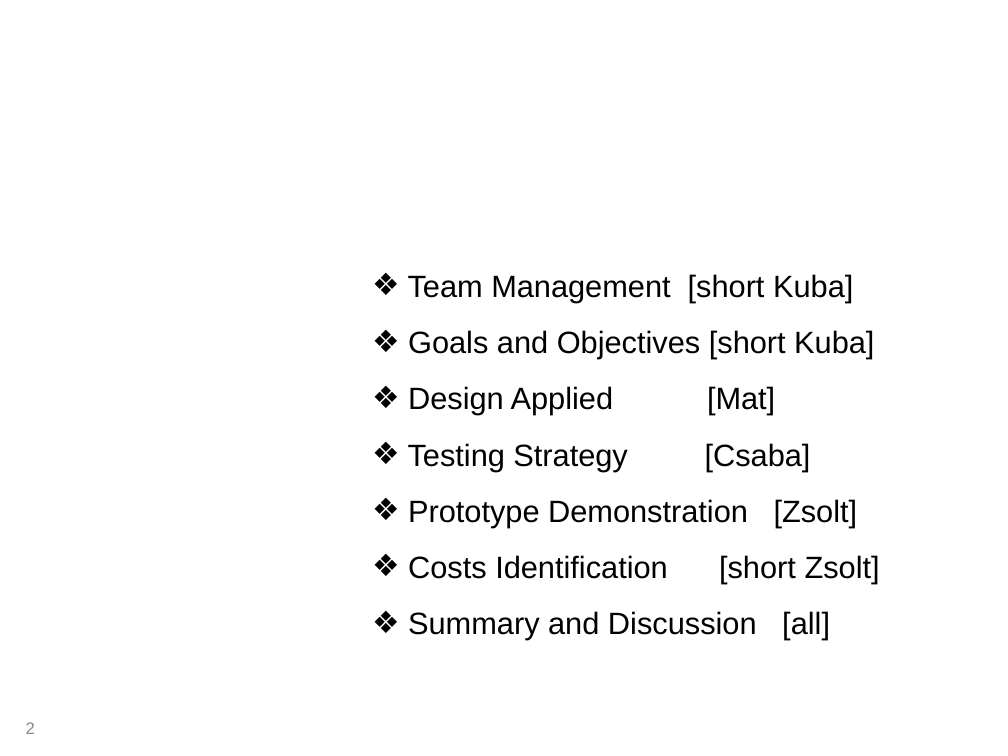
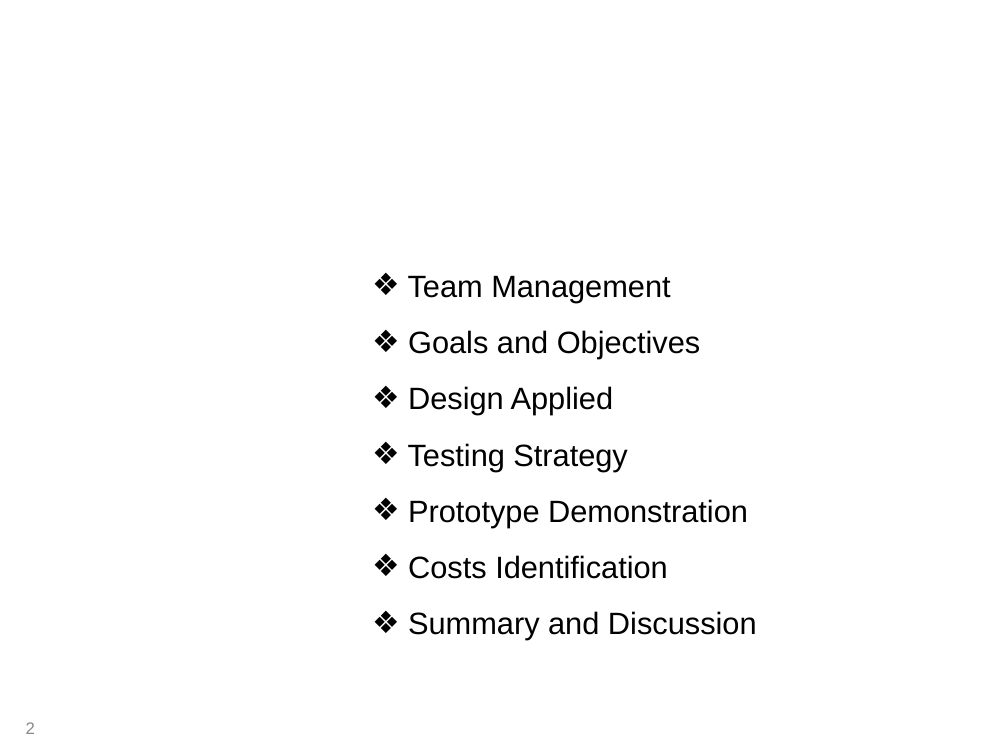
Before and after one commit to mateuszgolab/applications-in-high-end-computing, a slide deck: slide 2 of Presentation/Group Presentation - Kuba.ppt. Drawn at 1008x756 pixels with LibreOffice and Linux fonts; fonts in the diff are those of the drawing; background and template pictures are left out. Boxes give left, top, right and bottom in pixels: in the first picture for what was removed or moved away, otherwise in the second. Text is boxed around its words. In the diff, an @@ line names an element or a change of style, - is before the commit and + after.

Commit message:
1. Presentation - part with requirements and managements.

```diff
--- a/Presentation/Group Presentation - Kuba.ppt
+++ b/Presentation/Group Presentation - Kuba.ppt
@@ text at (408,275,757,640): text changed @@
-❖ Team Management [short Kuba]
-❖ Goals and Objectives [short Kuba]
-❖ Design Applied [Mat]
-❖ Testing Strategy [Csaba]
-❖ Prototype Demonstration [Zsolt]
-❖ Costs Identification [short Zsolt]
-❖ Summary and Discussion [all]
+❖ Team Management
+❖ Goals and Objectives
+❖ Design Applied
+❖ Testing Strategy
+❖ Prototype Demonstration
+❖ Costs Identification
+❖ Summary and Discussion
```
Also in this commit, not shown: 3 other slides changed, 4 slides added, 4 slides removed, 6 other files.
